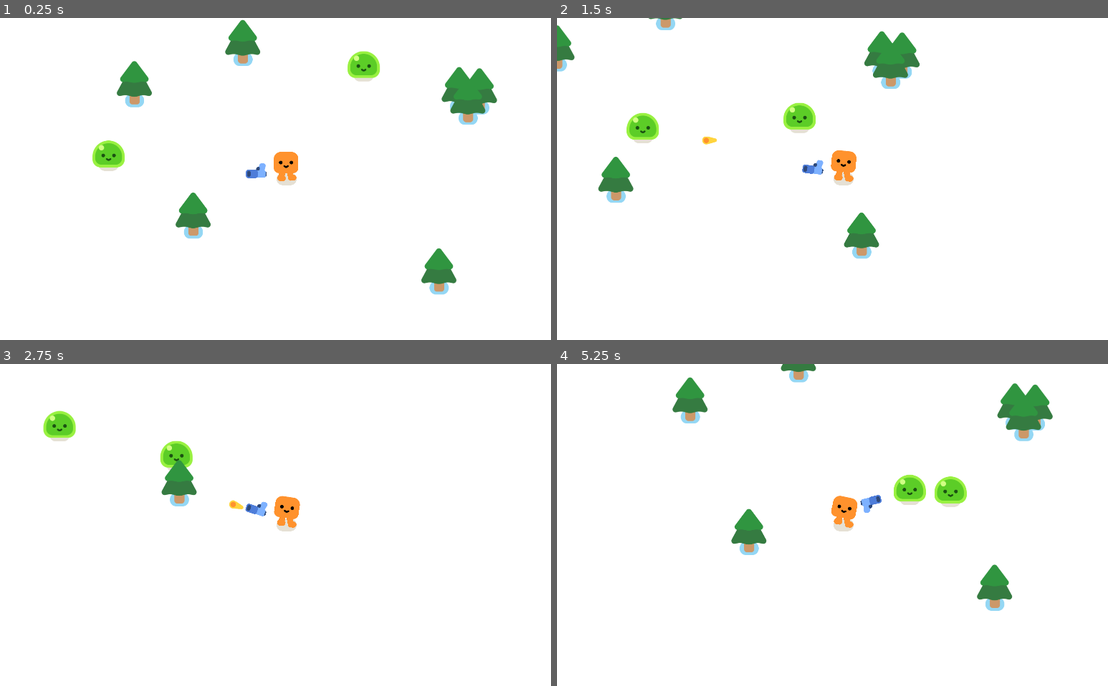
Above: before the commit, frames 1-4 (two rows, left to right).
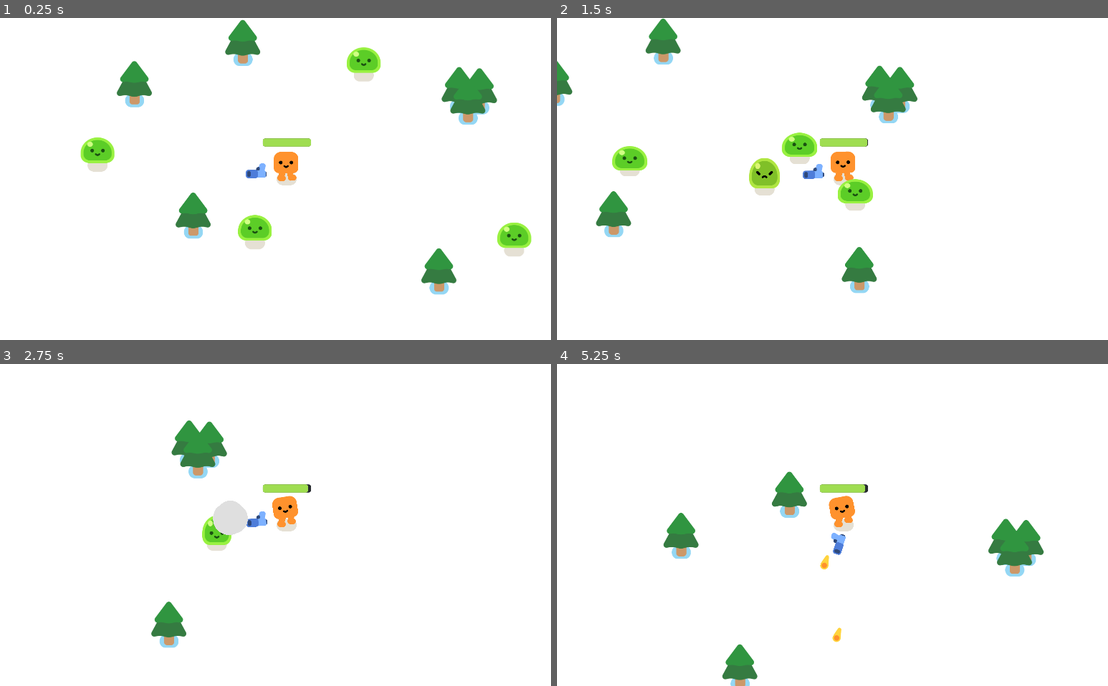
Above: after the commit, the same moments.

Repository: jferris72/gd-2d-tutorial
Game: Godot game, scene res://survivors_game.tscn
Two runs of this game, one before a commit and one after it. Both use one fixed random seed, a clock stepped at 60 frames per second and the inputs below.
Inputs:
- Up to frame 1 (0.25 s): no input
- Up to frame 2 (1.5 s): hold D (move_right) 0.53-1.28 s; hold S (move_down) from 1.28 s (still down)
- Up to frame 3 (2.75 s): release S (move_down) at 2.03 s; hold D (move_right) from 2.03 s (still down)
- Up to frame 4 (5.25 s): release D (move_right) at 2.78 s; hold W (move_up) 2.78-3.53 s; hold A (move_left) 3.53-5.03 s; hold S (move_down) from 5.03 s (still down)

The runs differ from the first frame. In frame 1, 2.2% of the frame differs, in the area x 14-97%, y 9-74%; in frame 2, 8.6%, in the area x 0-66%, y 0-86%; in frame 3, 4.4%; in frame 4, 7.6%.

Commit message:
Player takes damage and has hp bar

Diff:
--- a/2d-project-start/mob.gd
+++ b/2d-project-start/mob.gd
@@ -1,9 +1,24 @@
 extends CharacterBody2D
 
+var health = 3
+@onready var player = get_node("/root/Game/Player")
 
-@onready var player = get_node("/root/Game/Player")
+func _ready():
+	%Slime.play_walk()
 
 func _physics_process(delta):
 	var direction := global_position.direction_to(player.global_position)
 	velocity = direction * 300.0
 	move_and_slide()
+
+func take_damage():
+	health -= 1
+	%Slime.play_hurt()
+
+	if health == 0:
+		queue_free()
+
+		const SMOKE_SCENE = preload("res://smoke_explosion/smoke_explosion.tscn")
+		var smoke = SMOKE_SCENE.instantiate()
+		get_parent().add_child(smoke)
+		smoke.global_position = global_position
--- a/2d-project-start/mob.tscn
+++ b/2d-project-start/mob.tscn
@@ -12,6 +12,7 @@
 script = ExtResource("1_nokgg")
 
 [node name="Slime" parent="." instance=ExtResource("1_dy6sc")]
+unique_name_in_owner = true
 
 [node name="CollisionShape2D" type="CollisionShape2D" parent="."]
 position = Vector2(0, -29)
--- a/2d-project-start/player.gd
+++ b/2d-project-start/player.gd
@@ -1,5 +1,8 @@
 extends CharacterBody2D
 
+signal health_depleted
+
+var health = 100.0
 
 func _physics_process(delta):
 	var direction: Vector2 = Input.get_vector("move_left", "move_right", "move_up", "move_down")
@@ -10,3 +13,11 @@
 		$HappyBoo.play_walk_animation()
 	else:
 		$HappyBoo.play_idle_animation()
+
+	const DAMAGE_RATE = 5.0
+	var overlapping_mobs = %HurtBox.get_overlapping_bodies()
+	if overlapping_mobs.size() > 0:
+		health -= DAMAGE_RATE * overlapping_mobs.size() * delta
+		%ProgressBar.value = health
+		if health <= 0.0:
+			health_depleted.emit()
--- a/2d-project-start/player.tscn
+++ b/2d-project-start/player.tscn
@@ -6,6 +6,23 @@
 
 [sub_resource type="CircleShape2D" id="CircleShape2D_onrkg"]
 radius = 17.6918
+
+[sub_resource type="CircleShape2D" id="CircleShape2D_i3pqv"]
+radius = 38.0526
+
+[sub_resource type="StyleBoxFlat" id="StyleBoxFlat_i3pqv"]
+bg_color = Color(0.152941, 0.168627, 0.188235, 1)
+corner_radius_top_left = 8
+corner_radius_top_right = 8
+corner_radius_bottom_right = 8
+corner_radius_bottom_left = 8
+
+[sub_resource type="StyleBoxFlat" id="StyleBoxFlat_hqtel"]
+bg_color = Color(0.623529, 0.866667, 0.317647, 1)
+corner_radius_top_left = 8
+corner_radius_top_right = 8
+corner_radius_bottom_right = 8
+corner_radius_bottom_left = 8
 
 [node name="Player" type="CharacterBody2D"]
 script = ExtResource("1_onrkg")
@@ -19,3 +36,25 @@
 
 [node name="Gun" parent="." instance=ExtResource("3_i3pqv")]
 position = Vector2(-1, -37)
+
+[node name="HurtBox" type="Area2D" parent="."]
+unique_name_in_owner = true
+collision_layer = 2
+collision_mask = 2
+
+[node name="CollisionShape2D" type="CollisionShape2D" parent="HurtBox"]
+position = Vector2(-1, -13)
+shape = SubResource("CircleShape2D_i3pqv")
+debug_color = Color(0.986704, 0, 0.320819, 0.42)
+
+[node name="ProgressBar" type="ProgressBar" parent="."]
+unique_name_in_owner = true
+offset_left = -80.0
+offset_top = -136.0
+offset_right = 82.0
+offset_bottom = -109.0
+theme_override_styles/background = SubResource("StyleBoxFlat_i3pqv")
+theme_override_styles/fill = SubResource("StyleBoxFlat_hqtel")
+value = 100.0
+rounded = true
+show_percentage = false
--- a/2d-project-start/survivors_game.tscn
+++ b/2d-project-start/survivors_game.tscn
@@ -21,10 +21,16 @@
 position = Vector2(889, 542)
 
 [node name="Mob" parent="." instance=ExtResource("3_l26od")]
-position = Vector2(218, 488)
+position = Vector2(181, 491)
 
 [node name="Mob2" parent="." instance=ExtResource("3_l26od")]
 position = Vector2(1192, 134)
+
+[node name="Mob3" parent="." instance=ExtResource("3_l26od")]
+position = Vector2(1723, 804)
+
+[node name="Mob4" parent="." instance=ExtResource("3_l26od")]
+position = Vector2(750, 824)
 
 [node name="StaticBody2D" parent="." instance=ExtResource("2_l26od")]
 position = Vector2(380, 278)
Not shown: 1 places in 2d-project-start/player.tscn that only renumber resources
